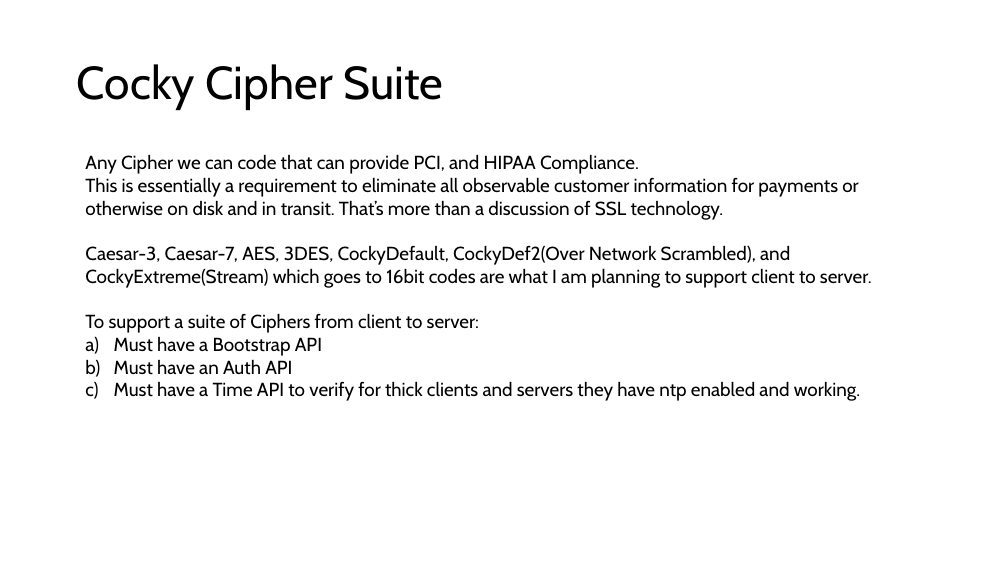
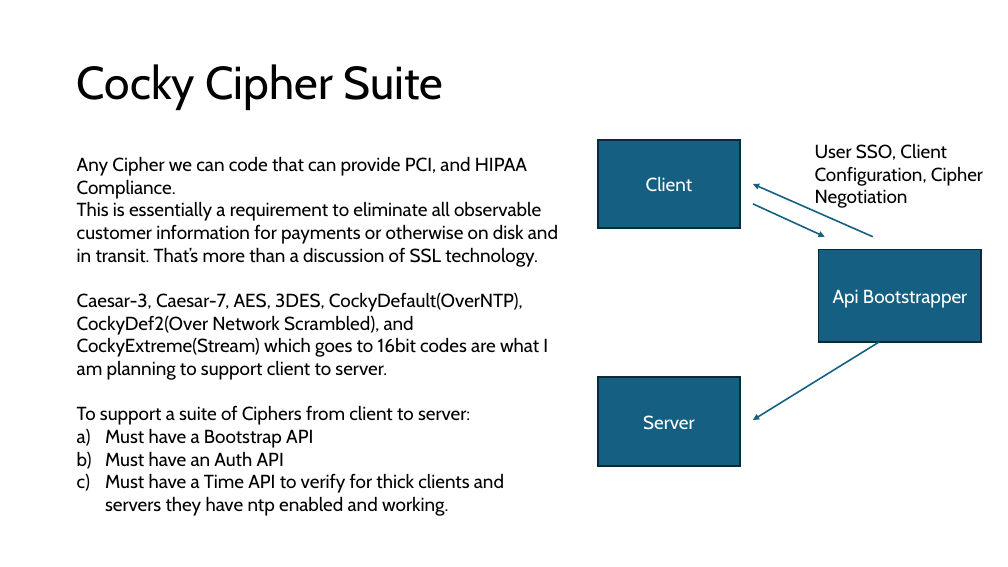
Before and after one commit to jssg33/analyticsgen4, a slide deck: slide 2 of sprint2/Cocky Cipher Overview.pptx (slide 14 before the commit). Drawn at 1008x567 pixels with LibreOffice and Linux fonts; fonts in the diff are those of the drawing. Boxes give left, top, right and bottom in pixels: in the first picture for what was removed or moved away, otherwise in the second. Text is boxed around its words. In the diff, an @@ line names an element or a change of style, - is before the commit and + after.

```diff
--- a/sprint2/Cocky Cipher Overview.pptx
+++ b/sprint2/Cocky Cipher Overview.pptx
@@ text "Any Cipher we can code ..." moved from (x1=85, y1=154, x2=872, y2=401) to (x1=77, y1=156, x2=558, y2=516) @@
@@ rectangle added at (x1=598, y1=140, x2=740, y2=228), fill #156082, outline #092A39 1.5 pt, 18 pt, text #FFFFFF @@
+Client
@@ text added at (x1=815, y1=144, x2=983, y2=208), 18 pt, text #000000 @@
+User SSO, Client Configuration, Cipher Negotiation
@@ arrow added from (873, 237) to (753, 184), #156082 1.5 pt @@
@@ arrow added from (753, 204) to (825, 237), #156082 1.5 pt @@
@@ rectangle added at (x1=819, y1=250, x2=982, y2=342), fill #156082, outline #092A39 1.5 pt, 18 pt, text #FFFFFF @@
+Api Bootstrapper
@@ text at (x1=77, y1=292, x2=548, y2=380): text changed @@
-Caesar-3, Caesar-7, AES, 3DES, CockyDefault, CockyDef2(Over Network Scrambled), and CockyExtreme(Stream) which goes to 16bit codes are what I am planning to support client to server.
+Caesar-3, Caesar-7, AES, 3DES, CockyDefault(OverNTP), CockyDef2(Over Network Scrambled), and CockyExtreme(Stream) which goes to 16bit codes are what I am planning to support client to server.
@@ arrow added from (879, 343) to (753, 420), #156082 1.5 pt @@
@@ rectangle added at (x1=598, y1=377, x2=740, y2=466), fill #156082, outline #092A39 1.5 pt, 18 pt, text #FFFFFF @@
+Server
```
Also in this commit, not shown: 1 other slide changed, 11 slides added, 1 other file.
